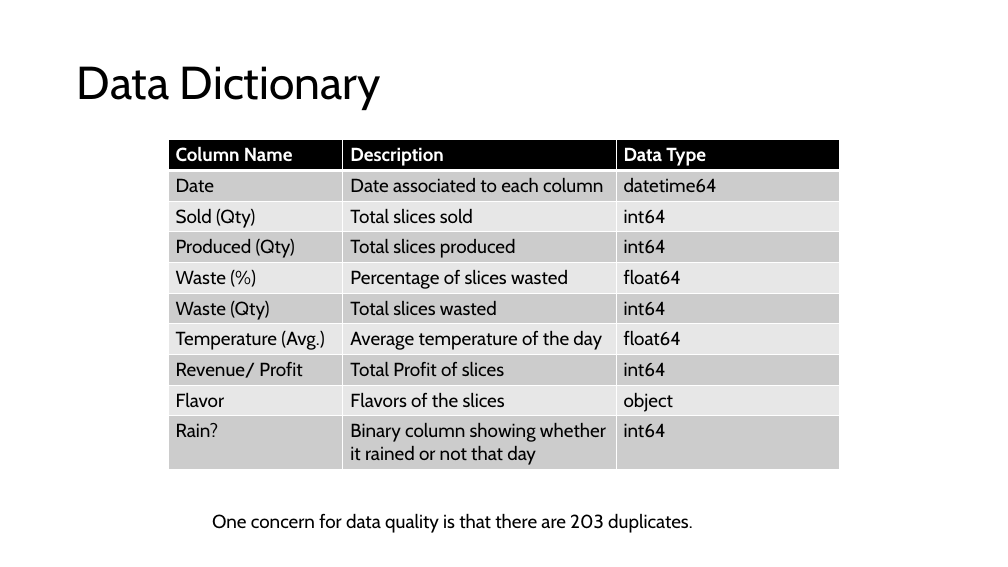
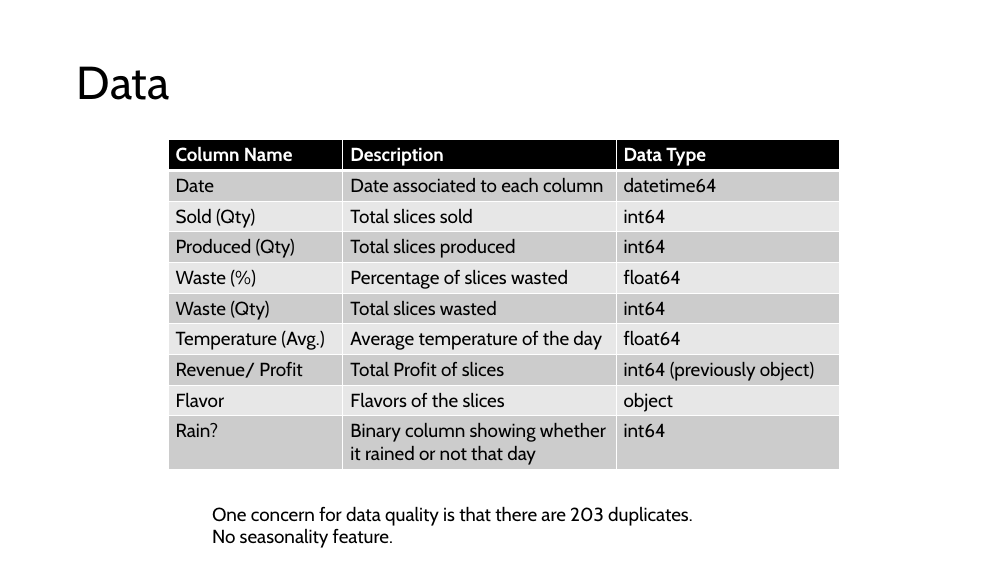
Before and after one commit to sefg22/capstone_brainstation, a slide deck: slide 4 of docs/Sprint 1.pptx. Drawn at 1008x567 pixels with LibreOffice and Linux fonts; fonts in the diff are those of the drawing. Boxes give left, top, right and bottom in pixels: in the first picture for what was removed or moved away, otherwise in the second. Text is boxed around its words. In the diff, an @@ line names an element or a change of style, - is before the commit and + after.

```diff
--- a/docs/Sprint 1.pptx
+++ b/docs/Sprint 1.pptx
@@ title at (77, 66, 170, 100): text changed @@
-Data Dictionary
+Data
@@ table at (168, 140, 839, 491) @@
-row 8, column 3: int64
+row 8, column 3: int64 (previously object)
@@ text "One concern for data quality ...": place and size @@
-text "One concern for data quality ..." at (212, 513, 692, 533)
+text "One concern for data quality ..." at (212, 506, 692, 548)
@@ text at (212, 529, 393, 548): paragraph added @@
+No seasonality feature.
```
Also in this commit, not shown: 1 other slide changed.
